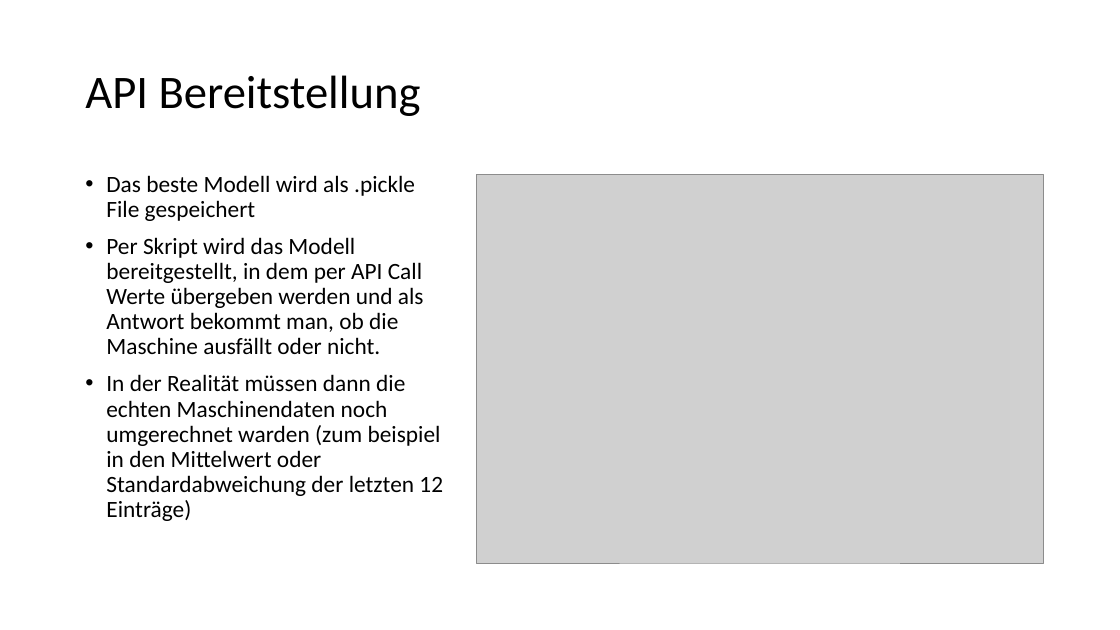
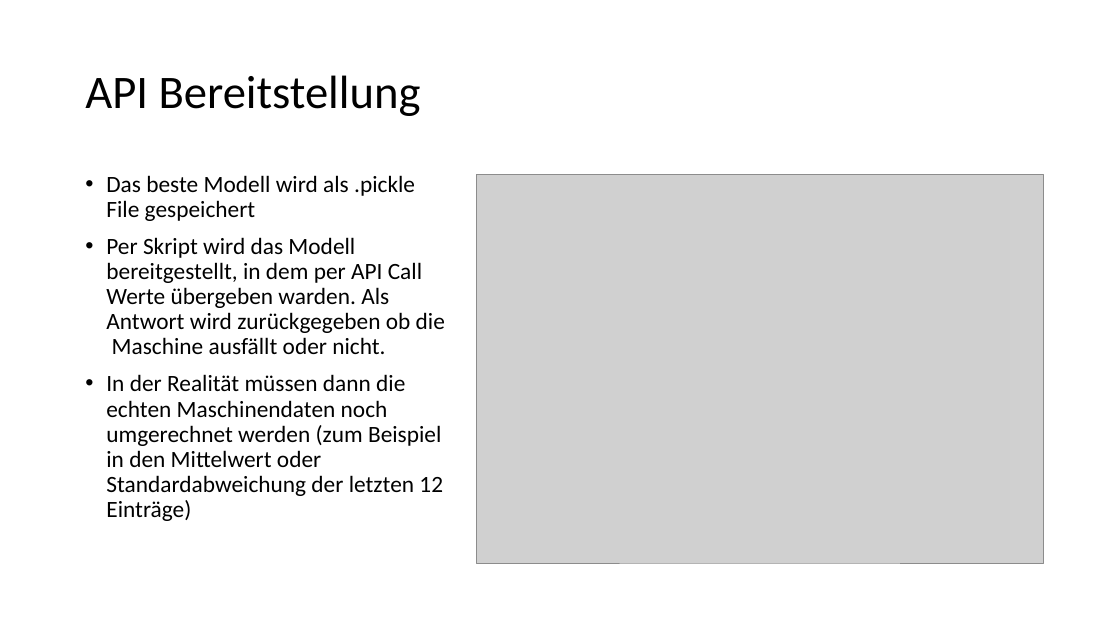
Before and after one commit to Flitschi7/big-data-management, a slide deck: slide 34 of Organisational/Dokumentation HHZ Rocket Project.pptx (slide 31 before the commit). Drawn at 1120x630 pixels with LibreOffice and Linux fonts; fonts in the diff are those of the drawing; grey boxes stand for pictures. Boxes give left, top, right and bottom in pixels: in the first picture for what was removed or moved away, otherwise in the second. Text is boxed around its words. In the diff, an @@ line names an element or a change of style, - is before the commit and + after.

```diff
--- a/Organisational/Dokumentation HHZ Rocket Project.pptx
+++ b/Organisational/Dokumentation HHZ Rocket Project.pptx
@@ text at [106, 237, 445, 521]: text changed @@
-• Per Skript wird das Modell bereitgestellt, in dem per API Call Werte übergeben werden und als Antwort bekommt man, ob die Maschine ausfällt oder nicht.
-• In der Realität müssen dann die echten Maschinendaten noch umgerechnet warden (zum beispiel in den Mittelwert oder Standardabweichung der letzten 12 Einträge)
+• Per Skript wird das Modell bereitgestellt, in dem per API Call Werte übergeben warden. Als Antwort wird zurückgegeben ob die Maschine ausfällt oder nicht.
+• In der Realität müssen dann die echten Maschinendaten noch umgerechnet werden (zum Beispiel in den Mittelwert oder Standardabweichung der letzten 12 Einträge)
```
Also in this commit, not shown: 25 other slides changed, 5 slides added, 2 slides removed.
